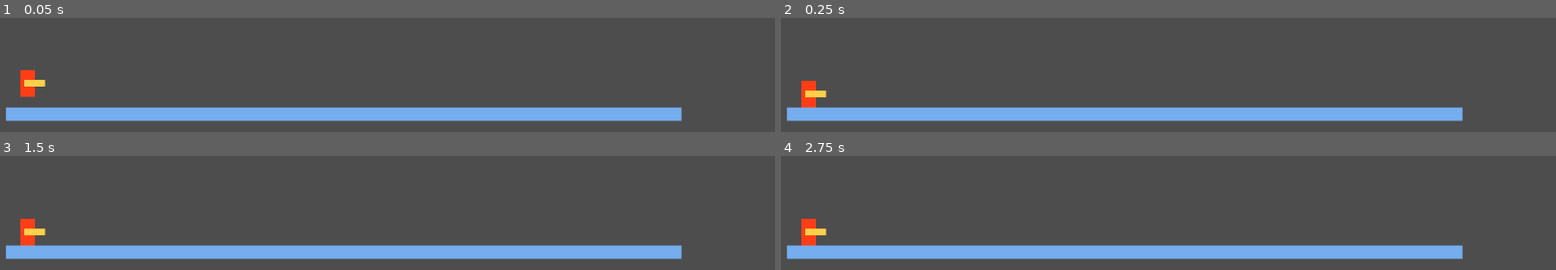
Above: before the commit, frames 1-4 (two rows, left to right).
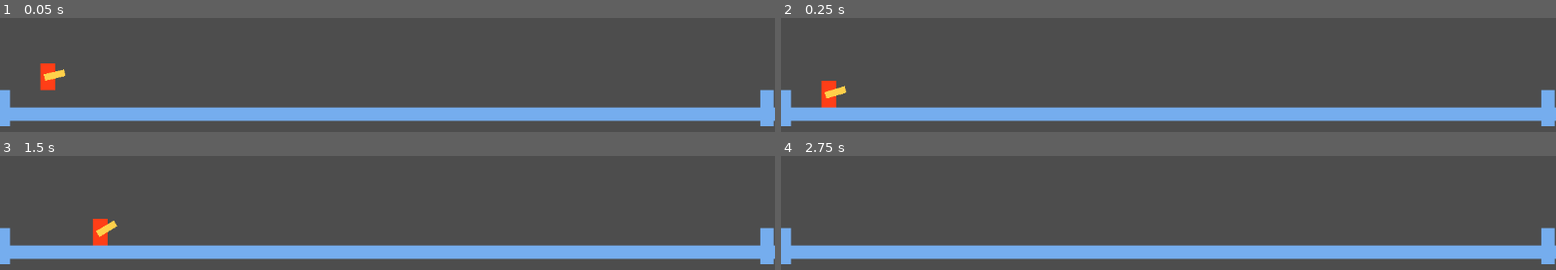
Above: after the commit, the same moments.

Repository: Samanagos/firefighting-game
Game: Godot game, scene res://scenes/Main.tscn
Two runs of this game, one before a commit and one after it. Both use one fixed random seed, a clock stepped at 60 frames per second and the inputs below.
Inputs (mouse positions are in pixels of both pictures, inside the frame that each line leads up to):
- Up to frame 1 (0.05 s): no input
- Up to frame 2 (0.25 s): no input
- Up to frame 3 (1.5 s): tap Enter at 0.5 s; move the mouse to (outside the picture) at 0.52 s; press the mouse at (outside the picture) at 0.53 s; hold D (move_right) 0.53-1.28 s; tap Space (move_jump) at 0.77 s; move the mouse to (outside the picture) at 1.27 s; release the mouse at (outside the picture) at 1.28 s; hold A (move_left) from 1.28 s (still down); click (outside the picture) at 1.35 s
- Up to frame 4 (2.75 s): tap Space (move_jump) at 1.52 s; move the mouse to (outside the picture) at 2.02 s; release A (move_left) at 2.03 s; press the mouse at (outside the picture) at 2.03 s; hold D (move_right) from 2.03 s (still down)

The runs differ from the first frame. In frame 1, 3.3% of the frame differs, in the area x 0-100%, y 39-95%; in frame 2, 3.3%; in frame 3, 3.3%, in the area x 0-100%, y 55-95%; in frame 4, 2.8%.

Commit message:
Restructure code, and stuff...

Diff:
--- a/project.godot
+++ b/project.godot
@@ -55,6 +55,18 @@
 "events": [Object(InputEventMouseButton,"resource_local_to_scene":false,"resource_name":"","device":-1,"window_id":0,"a …(256 unchanged characters)…
 ]
 }
+moving={
+"deadzone": 0.5,
+"events": [Object(InputEventMouseButton,"resource_local_to_scene":false,"resource_name":"","device":-1,"window_id":0,"alt_pressed":false,"shift_pressed":false,"ctrl_pressed":false,"meta_pressed":false,"button_mask":1,"position":Vector2(69, 4),"global_position":Vector2(72, 36),"factor":1.0,"button_index":1,"canceled":false,"pressed":true,"double_click":false,"script":null)
+, Object(InputEventKey,"resource_local_to_scene":false,"resource_name":"","device":-1,"window_id":0,"alt_pressed":false,"shift_pressed":false,"ctrl_pressed":false,"meta_pressed":false,"pressed":false,"keycode":0,"physical_keycode":32,"key_label":0,"unicode":32,"echo":false,"script":null)
+, Object(InputEventKey,"resource_local_to_scene":false,"resource_name":"","device":-1,"window_id":0,"alt_pressed":false,"shift_pressed":false,"ctrl_pressed":false,"meta_pressed":false,"pressed":false,"keycode":0,"physical_keycode":65,"key_label":0,"unicode":97,"echo":false,"script":null)
+, Object(InputEventKey,"resource_local_to_scene":false,"resource_name":"","device":-1,"window_id":0,"alt_pressed":false,"shift_pressed":false,"ctrl_pressed":false,"meta_pressed":false,"pressed":false,"keycode":0,"physical_keycode":68,"key_label":0,"unicode":100,"echo":false,"script":null)
+]
+}
+
+[physics]
+
+2d/default_linear_damp=0.0
 
 [rendering]
 
--- a/scenes/Main.tscn
+++ b/scenes/Main.tscn
@@ -7,9 +7,17 @@
 position = Vector2(5, 494)
 
 [node name="Player" parent="." instance=ExtResource("1_7s12c")]
-position = Vector2(36, -38)
+position = Vector2(66, -48)
+x_damp = 10.0
 spray_power = 20.0
 
 [node name="MainPlat" parent="." instance=ExtResource("2_xnqmj")]
-position = Vector2(506, 9)
-scale = Vector2(18.6, 1)
+position = Vector2(560, 9)
+scale = Vector2(21.8, 1)
+
+[node name="Platform" parent="." instance=ExtResource("2_xnqmj")]
+rotation = 1.5708
+
+[node name="Platform2" parent="." instance=ExtResource("2_xnqmj")]
+position = Vector2(1135, 0)
+rotation = 1.5708
--- a/scenes/player.tscn
+++ b/scenes/player.tscn
@@ -8,9 +8,6 @@
 
 [sub_resource type="RectangleShape2D" id="RectangleShape2D_ldrmh"]
 size = Vector2(24, 42)
-
-[sub_resource type="RectangleShape2D" id="RectangleShape2D_ficr6"]
-size = Vector2(22, 1)
 
 [node name="Player" type="RigidBody2D"]
 gravity_scale = 1.5
@@ -40,12 +37,6 @@
 [node name="Detector" type="CollisionShape2D" parent="BodyCol"]
 shape = SubResource("RectangleShape2D_ldrmh")
 
-[node name="GroundCol" type="Area2D" parent="."]
-
-[node name="GroundDetector" type="CollisionShape2D" parent="GroundCol"]
-position = Vector2(0, 20.5)
-shape = SubResource("RectangleShape2D_ficr6")
-
 [node name="HoseNozzle" type="ColorRect" parent="."]
 offset_left = -5.0
 offset_top = -5.0
@@ -54,3 +45,11 @@
 pivot_offset = Vector2(5, 5)
 color = Color(1, 0.815686, 0.290196, 1)
 script = ExtResource("2_8bjvu")
+
+[node name="GroundLeft" type="RayCast2D" parent="."]
+position = Vector2(-11, 0)
+target_position = Vector2(0, 21)
+
+[node name="GroundRight" type="RayCast2D" parent="."]
+position = Vector2(11, 0)
+target_position = Vector2(0, 21)
--- a/scripts/player.gd
+++ b/scripts/player.gd
@@ -2,27 +2,38 @@
 
 @export var speed: float = 25;
 @export var max_speed: float = 750;
+@export var x_damp: float = 750;
 @export var jump_power: float = 500;
 @export var spray_power: float = 500;
 
-@export var grounded: bool = false
+var grounded: bool = false
 
 const mult = 100
 
 # Called when the node enters the scene tree for the first time.
 func _ready():
 	lock_rotation = true
-	$GroundCol.body_entered.connect(func(_area): grounded = true)
-	$GroundCol.body_exited.connect(func(_area): grounded = false)
 
 # Called every frame. 'delta' is the elapsed time since the previous frame.
 func _physics_process(delta):
-	if !(Input.is_action_pressed("moving")):
-		linear_damp = 10;
-		return
-	else:
-		linear_damp = 0;
+	# Grounded:
+	if $GroundLeft.is_colliding() || $GroundRight.is_colliding(): grounded = true
+	else: grounded = false
 
+	movement(delta)
+
+	# Spray stuff
+	var mouse_position = get_viewport().get_mouse_position()
+	var spray_direction = (mouse_position - global_position).normalized()
+
+	$HoseNozzle.hose_pointing(spray_direction)
+	if Input.is_action_pressed("spray"):
+		hose_spray(delta, spray_direction)
+
+# Handle the moving of the character
+func movement(delta: float):
+	# Extract delta vel from impulse. I = pv, p = momentum
+	# Then scale v to be under max_speed. Then apply Impulse.
 	if Input.is_action_pressed("move_right"):
 		var d_imp = Vector2.RIGHT * speed * delta * mult
 		var vel = d_imp / mass
@@ -39,19 +50,12 @@
 		if (vel + linear_velocity).length() > max_speed:
 			vel = vel.normalized() * (clamp(max_speed - linear_velocity.length(), 0, max_speed))
 			d_imp = mass * vel
+
 		apply_central_impulse(d_imp)
 
 	if grounded && Input.is_action_just_pressed("move_jump"):
 		apply_central_impulse(Vector2.UP * jump_power * delta * mult)
 
-	# Spray stuff
-	var mouse_position = get_viewport().get_mouse_position()
-	var spray_direction = (mouse_position - global_position).normalized()
-
-	$HoseNozzle.hose_pointing(spray_direction)
-	if Input.is_action_pressed("spray"):
-		hose_spray(delta, spray_direction)
-
 func hose_spray(delta: float, spray_direction):
 	apply_central_impulse(-spray_direction * spray_power * mult * delta)
 	print(spray_direction)
Not shown: 1 places in scenes/player.tscn that only renumber resources
